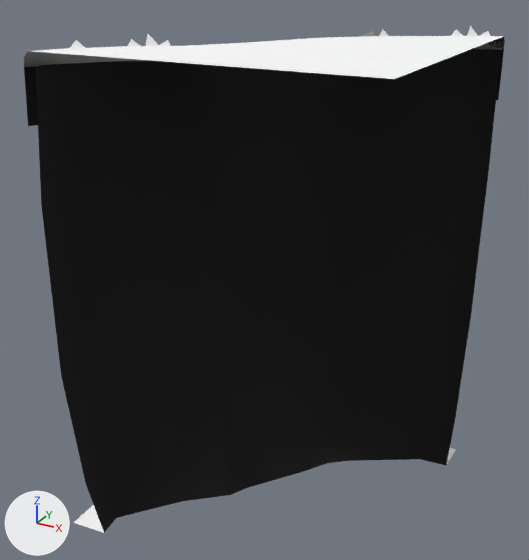
Two versions of the glTF model web/public/assets/acnh/cliff/3-b-3.glb, one commit apart.
Camera for both pictures: a camera (50 mm lens) standing at (9.7, -18.62, 2.09) and looking at (-0.46, -0.14, -7.15). Arrows for +X, +Y and +Z are at lower left; the lights stay in place. The first picture is the older version. Where no turn or scale is listed for an object, it has been applied to the vertices.

Objects in the first picture: 'Cliff__mCliff', 'GrassOP__mGrassCliffXlu', 'GrassT__mGrass' and 2 more.
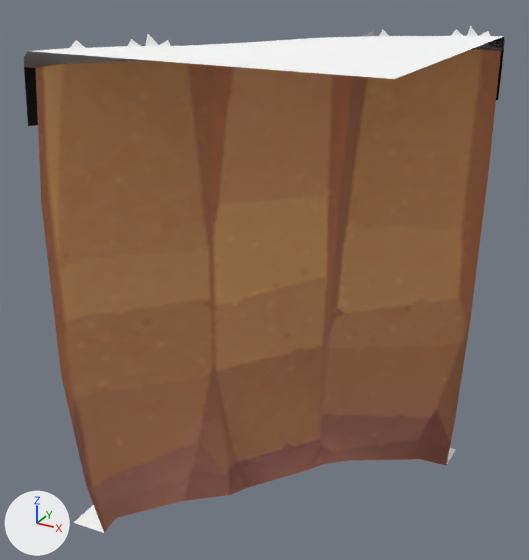
Pixel boxes (x1, y1, x2, y2) of what changed, in the pictures (529 x 560 px):
'Cliff__mCliff', surface changed (black to brown)
    both: (28, 49, 502, 533)

Patch to the scene script:
```diff
--- a/web/public/assets/acnh/cliff/3-b-3.glb.py
+++ b/web/public/assets/acnh/cliff/3-b-3.glb.py
@@ img_image_0 @@
+img_image_0 = load_image('Image_0', '_unpacked/Image_0', 512, 512, 'sRGB')
@@ mat_mcliff @@
 mat_mcliff = principled_material('mCliff')
-mat_mcliff.base_color = (0.0, 0.0, 0.0)  # black #000000
+mat_mcliff.texture = img_image_0
 mat_mcliff.roughness = 0.9
```
